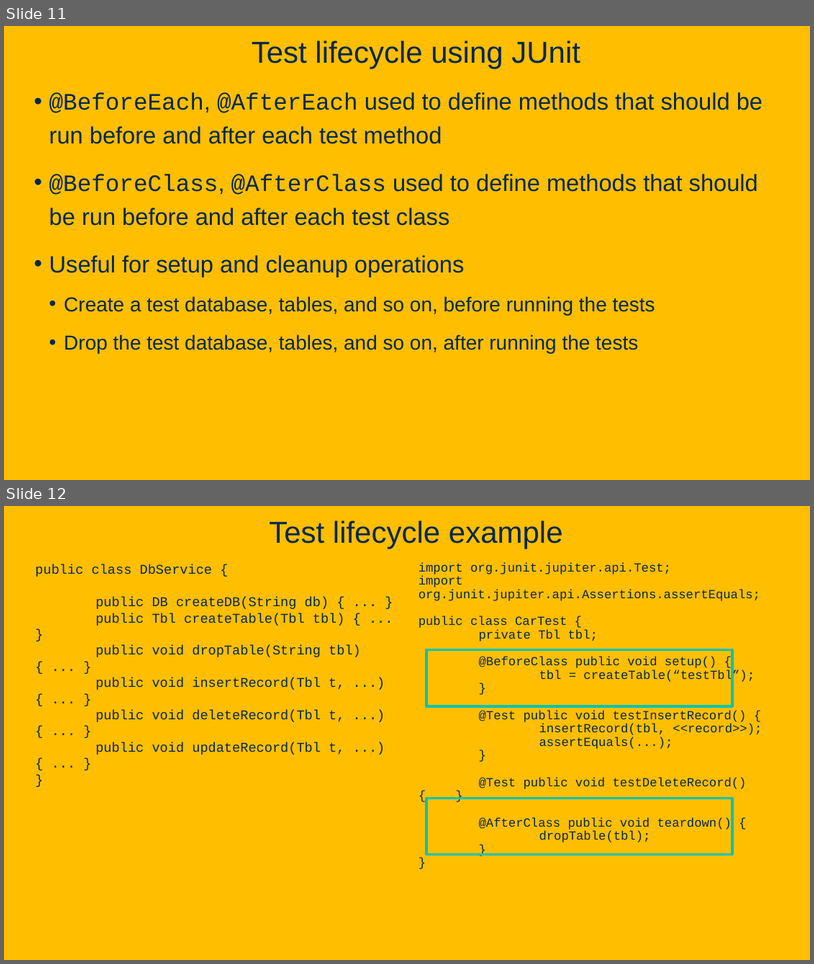
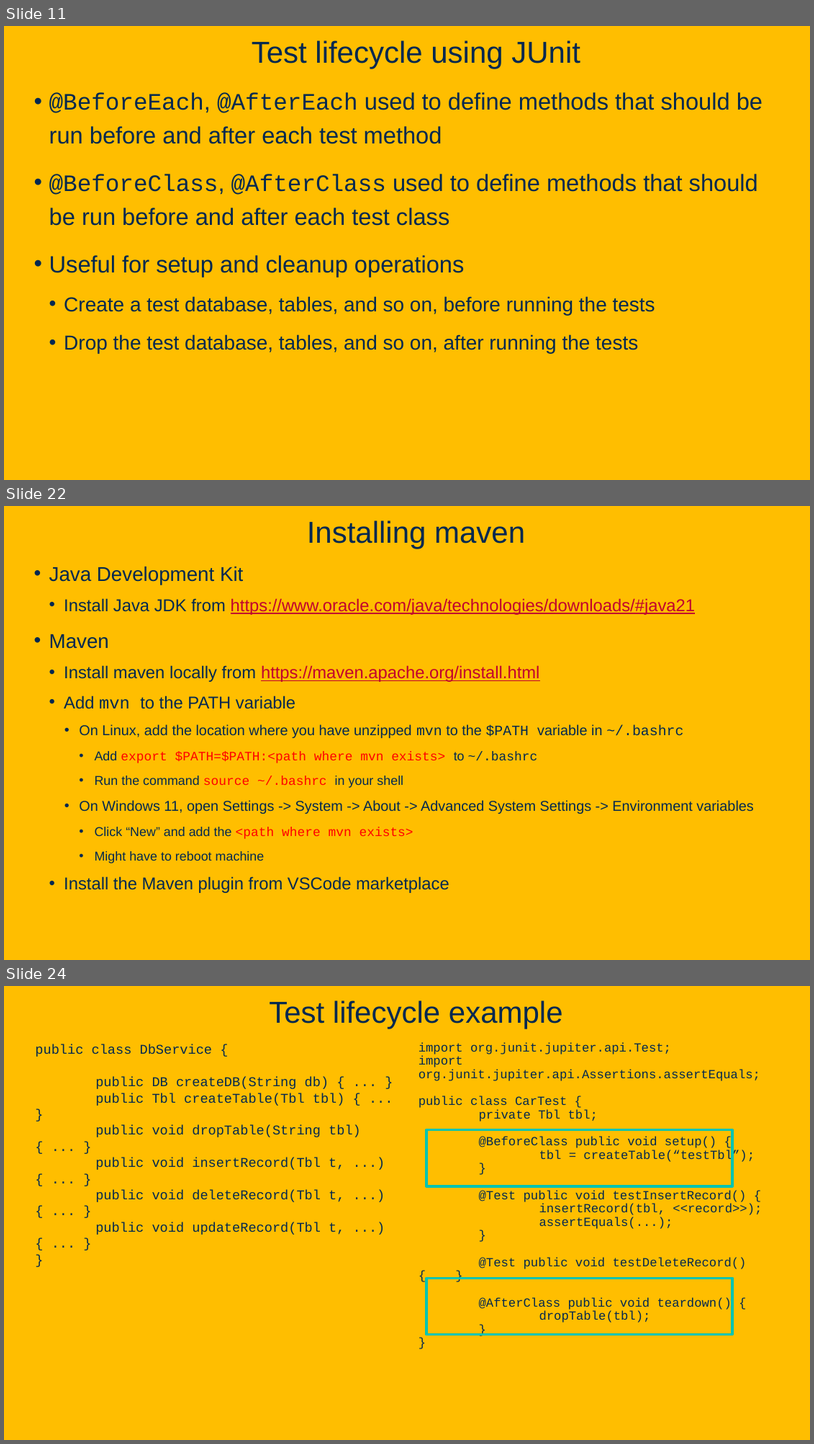
Before and after one commit to davsec-teaching/ecs160-f25, a slide deck: slides/4_unit_testing_mocking_frameworks_CI.pptx. Shown one above the other, each under a label of ours: slides 11 and 12 before the commit, slides 11, 22 and 24 after it; the slides between them are not shown. The pictures are 814x964 and 814x1444 pixels, drawn with LibreOffice and Linux fonts; fonts in the diff are those of the drawing; background and template pictures are left out. Boxes give left, top, right and bottom in pixels: in the first picture for what was removed or moved away, otherwise in the second. Text is boxed around its words. In the diff, an @@ line names an element or a change of style, - is before the commit and + after.

```diff
--- a/slides/4_unit_testing_mocking_frameworks_CI.pptx
+++ b/slides/4_unit_testing_mocking_frameworks_CI.pptx
@@ slide 22 added at (4, 506, 810, 960), background picture (left out) @@
@@ title added at (307, 520, 525, 548), 36 pt, text #022850 @@
+Installing maven
@@ text added at (49, 566, 754, 893), 20.4 pt, text #022850 @@
+• Java Development Kit
+  • Install Java JDK from https://www.oracle.com/java/technologies/downloads/#java21
+• Maven
+  • Install maven locally from https://maven.apache.org/install.html
+  • Add mvn to the PATH variable
+    • On Linux, add the location where you have unzipped mvn to the $PATH variable in ~/.bashrc
+      • Add export $PATH=$PATH:<path where mvn exists> to ~/.bashrc
+      • Run the command source ~/.bashrc in your shell
+    • On Windows 11, open Settings -> System -> About -> Advanced System Settings -> Environment variables
+      • Click “New” and add the <path where mvn exists>
+      • Might have to reboot machine
+  • Install the Maven plugin from VSCode marketplace
@@ what was slide 12 is now slide 24 @@
```
Also in this commit, not shown: 2 slides changed, 13 other slides added, 1 other file.
